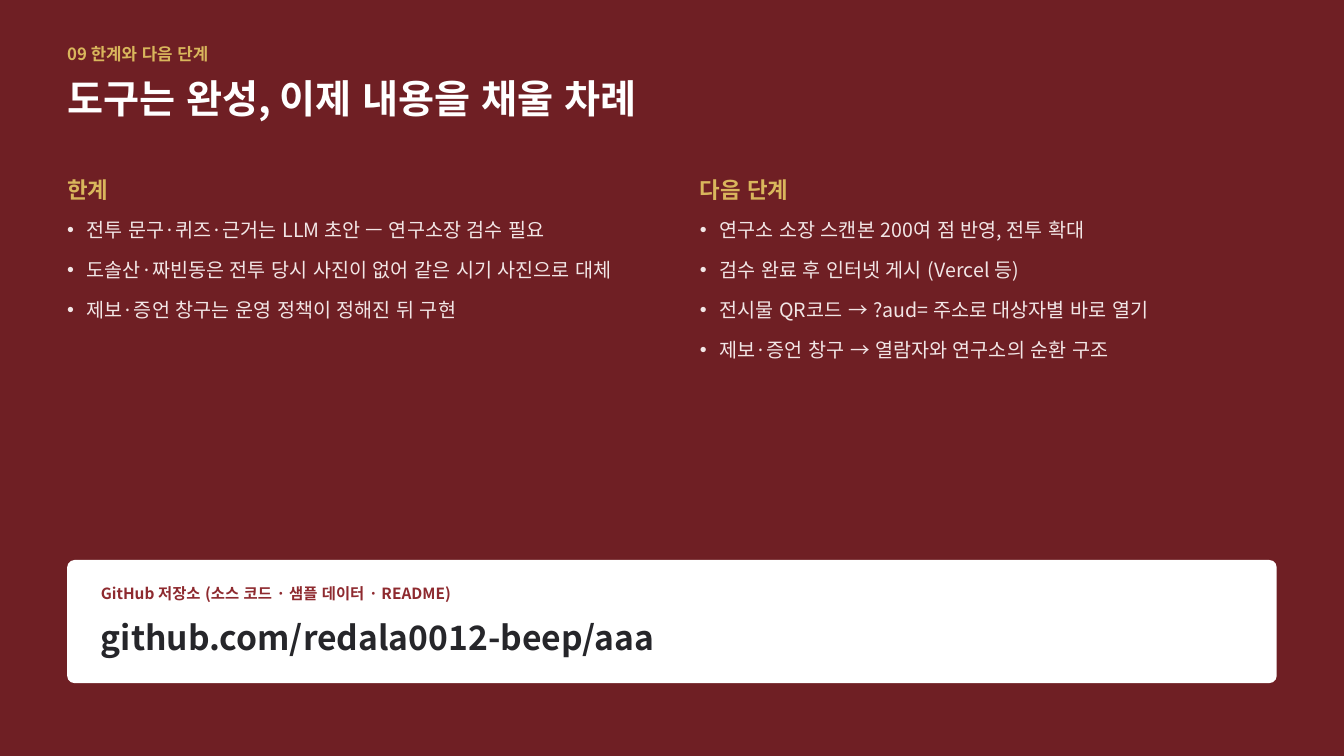
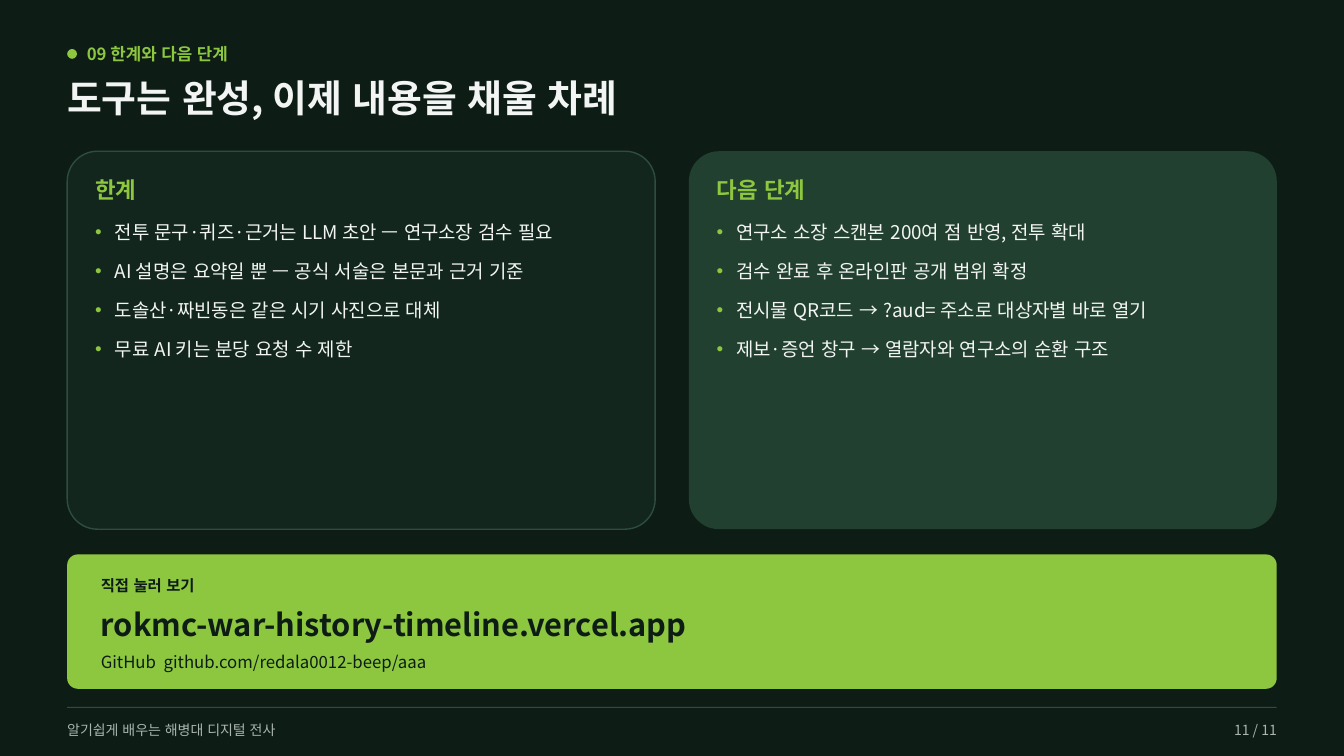
Before and after one commit to redala0012-beep/aaa, a slide deck: slide 11 of docs/발표자료.pptx (slide 10 before the commit). Drawn at 1344x756 pixels with LibreOffice and Linux fonts; fonts in the diff are those of the drawing. Boxes give left, top, right and bottom in pixels: in the first picture for what was removed or moved away, otherwise in the second. Text is boxed around its words. In the diff, an @@ line names an element or a change of style, - is before the commit and + after.

Commit message:
발표자료: 제목 '알기쉽게 배우는 해병대 디지털 전사', 갤러리용 표지 추가, SKKU 갤러리 색상, AI 기능 반영

```diff
--- a/docs/발표자료.pptx
+++ b/docs/발표자료.pptx
@@ background #6F1F24 to #0D1D16 @@
@@ ellipse added at (68, 49, 78, 59), fill #8DC63F @@
@@ text "09 한계와 다음 단계": place and size @@
-text "09 한계와 다음 단계" at (67, 46, 208, 62)
+text "09 한계와 다음 단계" at (87, 46, 228, 62)
@@ text "도구는 완성, 이제 내용을 채울 ..." at (67, 80, 618, 120): size 28 to 27 pt, text colour #FFFFFF to #F2F5F3 @@
@@ rounded rectangle added at (68, 151, 655, 529), fill #12261D, outline #2E4D3F 1 pt @@
@@ text "한계": place and size @@
-text "한계" at (67, 179, 108, 200)
+text "한계" at (95, 179, 136, 200)
@@ rounded rectangle added at (689, 151, 1276, 529), fill #22402F @@
@@ text colour #D9B65C to #8DC63F in 3 elements at (87, 46, 228, 62), (95, 179, 136, 200), (717, 179, 805, 200) @@
@@ text "다음 단계": place and size @@
-text "다음 단계" at (700, 179, 788, 200)
+text "다음 단계" at (717, 179, 805, 200)
@@ text "전투 문구·퀴즈·근거는 LLM 초안 — ...": place and size @@
-text "전투 문구·퀴즈·근거는 LLM 초안 — ..." at (87, 220, 611, 319)
+text "전투 문구·퀴즈·근거는 LLM 초안 — ..." at (115, 223, 553, 358)
@@ text at (115, 223, 553, 241): size 14 to 13.5 pt, text colour #F2E6E6 to #F2F5F3 in "전투 문구·퀴즈·근거는 LLM 초안 — 연구소장 검수 ..." @@
@@ text "연구소 소장 스캔본 200여 점 ...": place and size @@
-text "연구소 소장 스캔본 200여 점 ..." at (720, 220, 1148, 359)
+text "연구소 소장 스캔본 200여 점 ..." at (736, 223, 1147, 358)
@@ text at (736, 223, 1147, 358): size 14 to 13.5 pt, text colour #F2E6E6 to #F2F5F3 in "연구소 소장 스캔본 200여 점 반영, 전투 ...", "전시물 QR코드 → ?aud= 주소로 대상자별 바로 ...", "제보·증언 창구 → 열람자와 연구소의 순환 구조" @@
@@ text at (115, 262, 524, 358): text changed; size 14 to 13.5 pt; text colour #F2E6E6 to #F2F5F3 @@
-• 도솔산·짜빈동은 전투 당시 사진이 없어 같은 시기 사진으로 대체
-• 제보·증언 창구는 운영 정책이 정해진 뒤 구현
+• AI 설명은 요약일 뿐 — 공식 서술은 본문과 근거 기준
+• 도솔산·짜빈동은 같은 시기 사진으로 대체
+• 무료 AI 키는 분당 요청 수 제한
@@ text at (736, 262, 1028, 280): text changed; size 14 to 13.5 pt; text colour #F2E6E6 to #F2F5F3 @@
-• 검수 완료 후 인터넷 게시 (Vercel 등)
+• 검수 완료 후 온라인판 공개 범위 확정
@@ rounded rectangle: place and size @@
-rounded rectangle at (68, 561, 1277, 684)
+rounded rectangle at (68, 555, 1277, 689)
@@ rounded rectangle at (68, 555, 1277, 689): fill #FFFFFF to #8DC63F; proportions changed @@
@@ text removed at (101, 586, 450, 602) @@
-GitHub 저장소 (소스 코드 · 샘플 데이터 · README)
@@ text added at (101, 578, 194, 593), 11 pt, text #0D1D16, bold @@
+직접 눌러 보기
@@ text added at (101, 611, 687, 643), 22 pt, text #0D1D16, bold @@
+rokmc-war-history-timeline.vercel.app
@@ text at (101, 654, 427, 672): text changed; size 24 to 12 pt; text colour #26262A to #0D1D16; bold off @@
-github.com/redala0012-beep/aaa
+GitHub github.com/redala0012-beep/aaa
@@ rectangle added at (68, 707, 1277, 708), fill #2E4D3F @@
@@ text added at (67, 723, 276, 736), 10 pt, text #A9B5AE @@
+알기쉽게 배우는 해병대 디지털 전사
@@ text added at (1234, 725, 1277, 735), 10 pt, text #A9B5AE @@
+11 / 11
```
Also in this commit, not shown: 8 other slides changed, 2 slides added, 1 slide removed, 4 other files.
